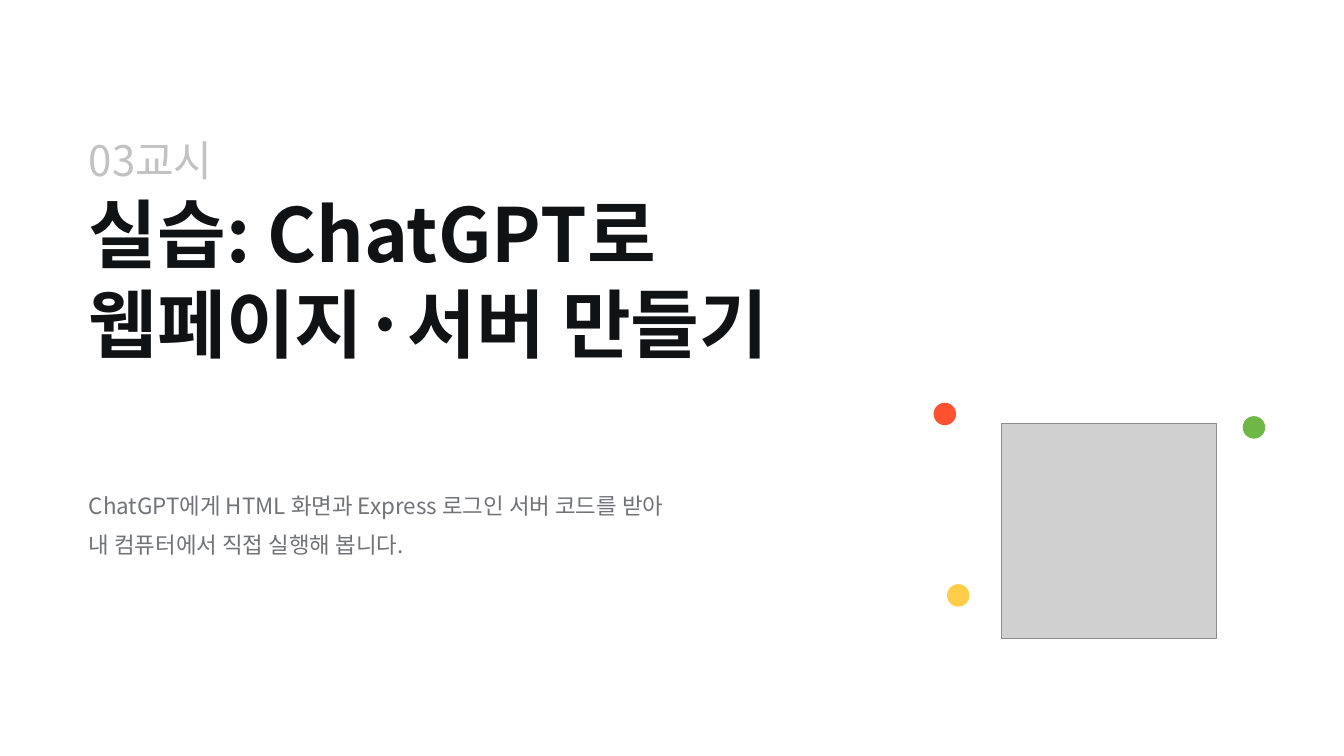
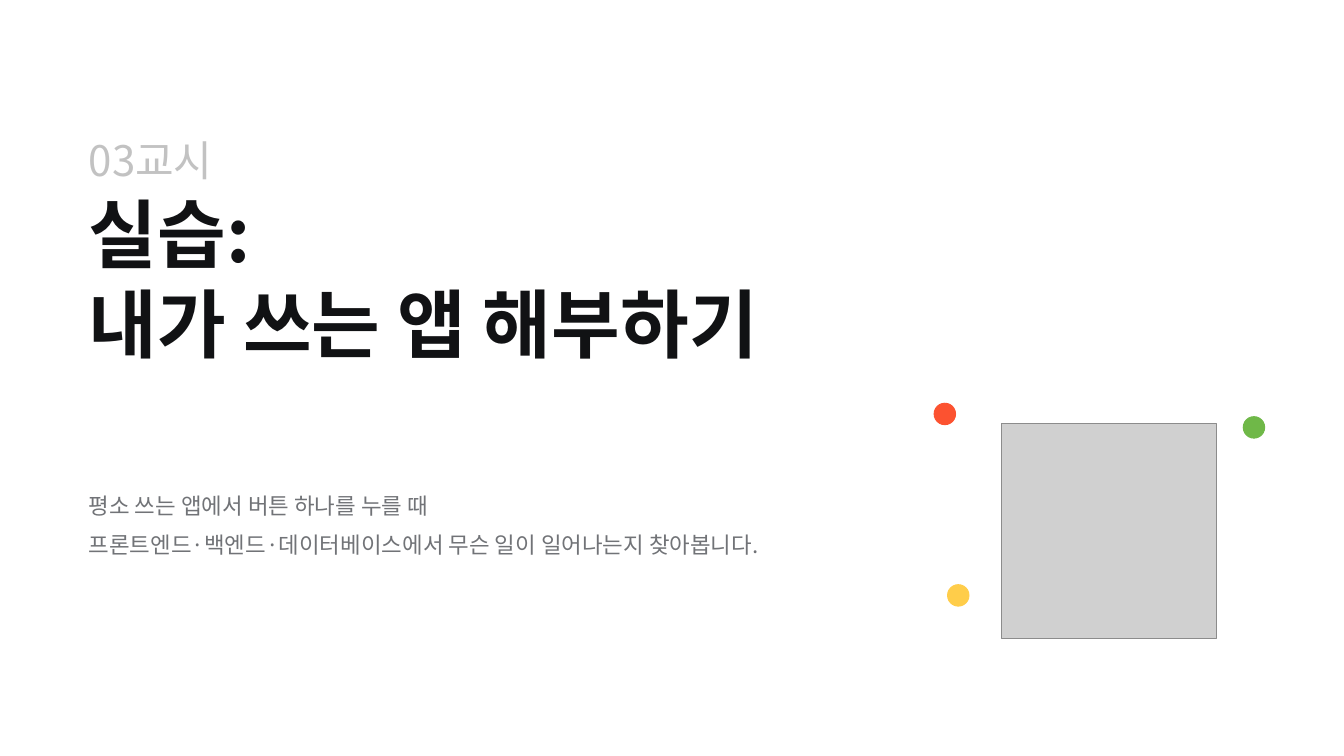
Before and after one commit to pa3757/KPX_knewdeal, a slide deck: slide 16 of instructor/2일차_바이브코딩_Stitch.pptx. Drawn at 1344x756 pixels with LibreOffice and Linux fonts; fonts in the diff are those of the drawing; grey boxes stand for pictures; background and template pictures are left out. Boxes give left, top, right and bottom in pixels: in the first picture for what was removed or moved away, otherwise in the second. Text is boxed around its words. In the diff, an @@ line names an element or a change of style, - is before the commit and + after.

```diff
--- a/instructor/2일차_바이브코딩_Stitch.pptx
+++ b/instructor/2일차_바이브코딩_Stitch.pptx
@@ title at [89, 199, 758, 359]: text changed @@
-실습: ChatGPT로
-웹페이지·서버 만들기
+실습:
+내가 쓰는 앱 해부하기
@@ text at [89, 495, 758, 555]: text changed @@
-ChatGPT에게 HTML 화면과 Express 로그인 서버 코드를 받아
-내 컴퓨터에서 직접 실행해 봅니다.
+평소 쓰는 앱에서 버튼 하나를 누를 때
+프론트엔드·백엔드·데이터베이스에서 무슨 일이 일어나는지 찾아봅니다.
```
Also in this commit, not shown: 6 other slides changed, 4 slides added, 4 slides removed, 37 other files.
